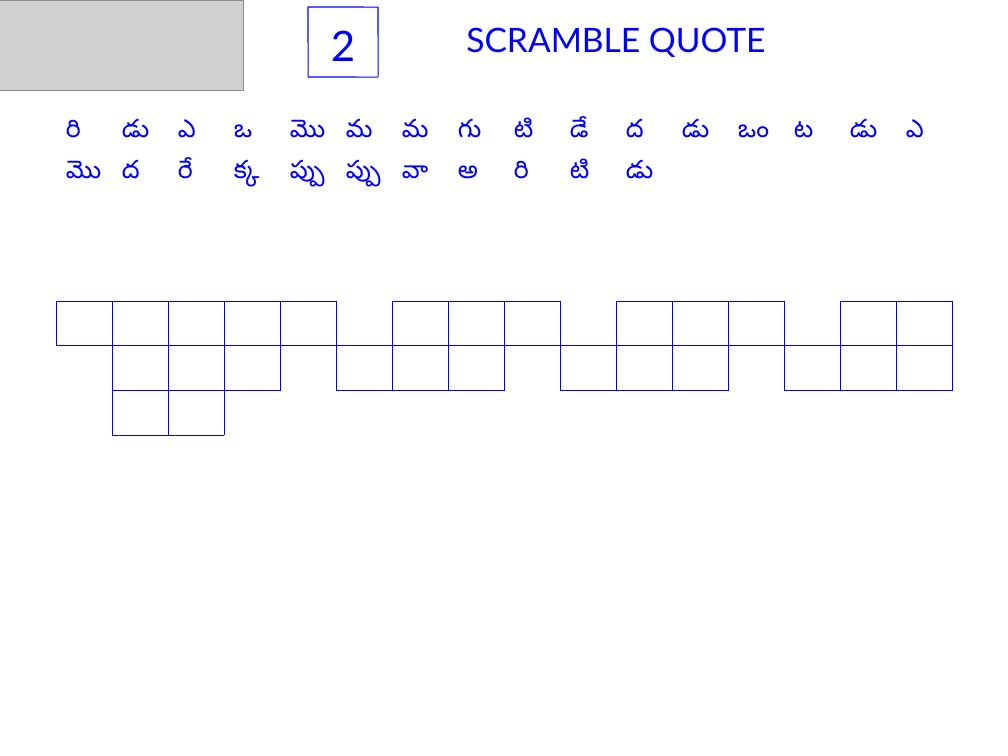
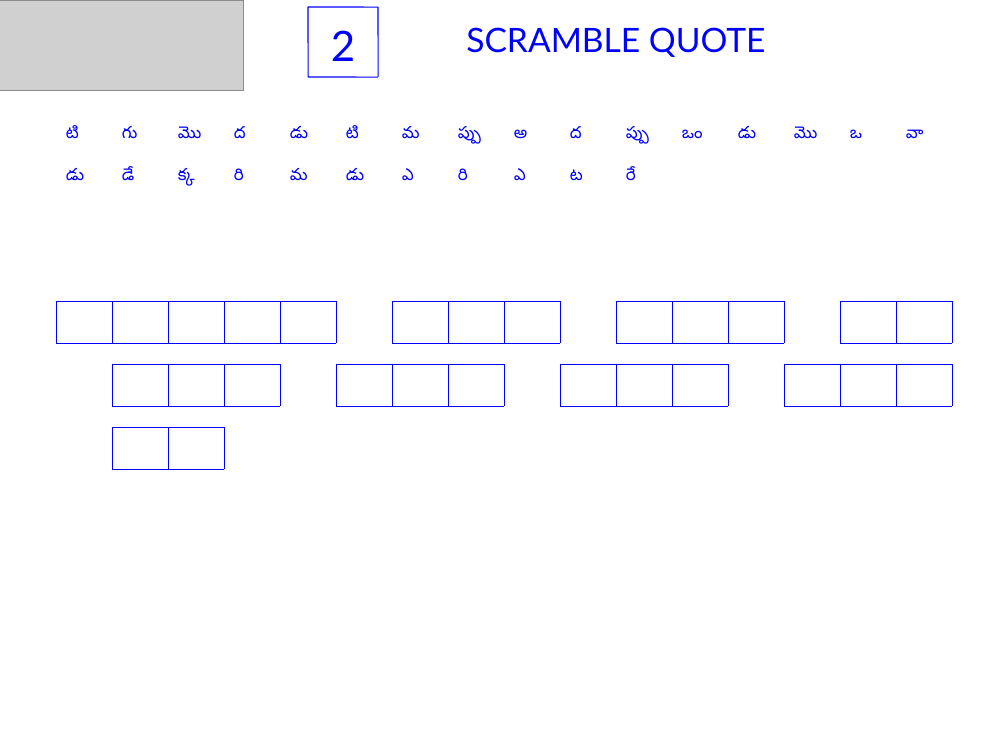
Before and after one commit to sjasthi/auto_quotes_java, a slide deck: slide 2 of Puzzles.ppt. Drawn at 1008x756 pixels with LibreOffice and Linux fonts; fonts in the diff are those of the drawing; grey boxes stand for pictures. Boxes give left, top, right and bottom in pixels: in the first picture for what was removed or moved away, otherwise in the second. Text is boxed around its words. In the diff, an @@ line names an element or a change of style, - is before the commit and + after.

```diff
--- a/Puzzles.ppt
+++ b/Puzzles.ppt
@@ table at [56,112,960,238] @@
-row 1: రి | డు | ఎ | ఒ | మొ | మ | మ | గు | టి | డే | ద | డు | ఒం | ట | డు | ఎ
+row 1: టి | గు | మొ | ద | డు | టి | మ | ప్పు | అ | ద | ప్పు | ఒం | డు | మొ | ఒ | వా
-row 2: మొ | ద | రే | క్క | ప్పు | ప్పు | వా | అ | రి | టి | డు |  |  |  |  | 
+row 2: డు | డే | క్క | రి | మ | డు | ఎ | రి | ఎ | ట | రే |  |  |  |  | 
@@ size 18 to 12 pt in "మ" @@
@@ table added at [56,301,960,344], 1 rows, 16 columns @@
+ |  |  |  |  |  |  |  |  |  |  |  |  |  |  | 
@@ table at [56,364,960,406] @@
-row 2:  |  |  |  |  |  |  |  |  |  |  |  |  |  |  | 
-row 3:  |  |  |  |  |  |  |  |  |  |  |  |  |  |  | 
@@ table: place and size @@
-table at [56,301,960,427]
+table at [56,364,960,406]
@@ table added at [56,427,960,470], 1 rows, 16 columns @@
+ |  |  |  |  |  |  |  |  |  |  |  |  |  |  | 
```
Also in this commit, not shown: 9 other slides changed, 20 other files.
